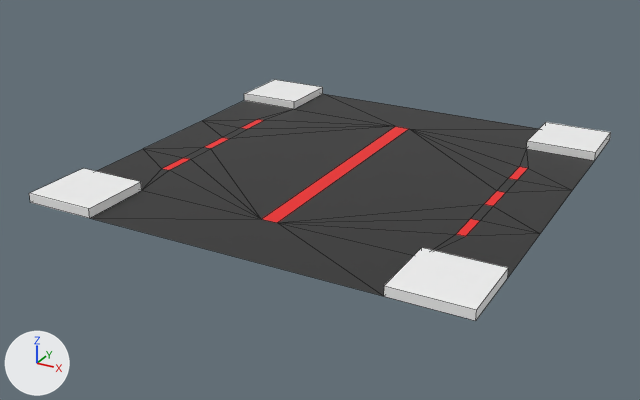
Before and after pictures for a commit that changed the FBX model Unity AR Project/Assets/Models/RoadPieces/RoadIntersection.fbx.
Camera for both pictures: a camera (50 mm lens) standing at (0.212, -0.414, 0.184) and looking at (-0.009, -0.014, -0.016). The lights are fixed; the arrows at lower left show +X, +Y and +Z. Mesh edges are drawn as thin lines. Where no turn or scale is listed for an object, it has been applied to the vertices.

In view in the first picture: 'RoadIntersection'.
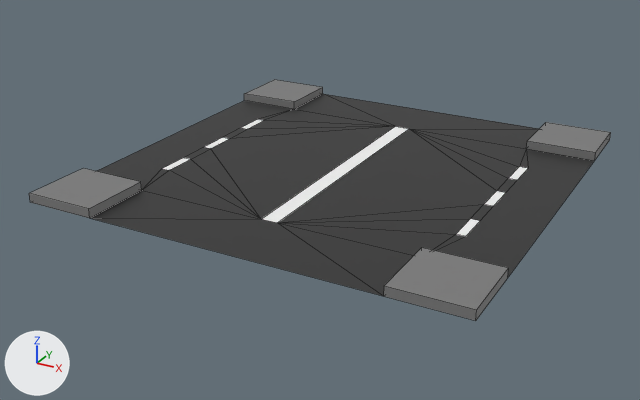
Pixel boxes (x1, y1, x2, y2) of what changed, in the pictures (640 x 400 px):
part 1 of me_mesh, cut back
    both: (97, 101, 293, 190)
part 2 of me_mesh, cut back
    both: (436, 149, 594, 277)
part 3 of me_mesh, surface changed (white to grey)
    both: (29, 80, 611, 321)

Diff of the bpy script that builds the scene:
```diff
--- a/Unity AR Project/Assets/Models/RoadPieces/RoadIntersection.fbx.py
+++ b/Unity AR Project/Assets/Models/RoadPieces/RoadIntersection.fbx.py
@@ me_mesh @@
 # used by ob_roadintersection; location = (0.0, 0.0, 0.0)
 # verts and faces of me_mesh; kept vertices keep their numbers, new ones are numbered from 64
 # before: 2 (-0.08, -0.08, 0.0) at pixel (141, 190), 6 (-0.08, 0.08, 0.0) at pixel (294, 109), 13 (-0.12, -0.08, 0.0), 16 (-0.12, 0.08, 0.0) at pixel (244, 100), 36 (-0.12, 0.03, 0.0) at pixel (202, 120)
 # before: 37 (-0.09, 0.05, 0.0) at pixel (257, 119), 40 (-0.09, 0.03, 0.0) at pixel (240, 127), 42 (-0.09, 0.01, 0.0) at pixel (222, 137), 44 (-0.12, -0.03, 0.0) at pixel (142, 148), 45 (-0.09, -0.01, 0.0) at pixel (203, 147)
 # before: 48 (-0.09, -0.03, 0.0) at pixel (183, 157), 50 (-0.09, -0.05, 0.0) at pixel (161, 168)
 # before: 5 (0.08, -0.08, 0.0), 9 (0.08, 0.08, 0.0) at pixel (526, 148), 15 (0.12, -0.08, 0.0) at pixel (507, 278), 17 (0.12, 0.08, 0.0) at pixel (594, 160), 38 (0.09, 0.05, 0.0) at pixel (528, 168)
 # before: 39 (0.12, 0.03, 0.0) at pixel (572, 190), 41 (0.09, 0.03, 0.0) at pixel (517, 180), 43 (0.09, 0.01, 0.0) at pixel (505, 192), 46 (0.09, -0.01, 0.0) at pixel (493, 206), 47 (0.12, -0.03, 0.0) at pixel (540, 233)
 # before: 49 (0.09, -0.03, 0.0) at pixel (480, 220), 51 (0.09, -0.05, 0.0) at pixel (465, 236)
-me_mesh.from_pydata(...)  # 64 vertices, 69 faces; spans x -0.12..0.12, y -0.12..0.12, z 0.0..0.005
+me_mesh.from_pydata(...)  # 60 vertices, 57 faces; spans x -0.12..0.12, y -0.12..0.12, z 0.0..0.005
+# me_mesh part 1
+delete_vertices([36, 44])  # with the faces that use them
+faces += [(2, 50, 48, 45, 42, 40, 37, 6, 16, 13)]
+# me_mesh part 2
+delete_vertices([39, 47])  # with the faces that use them
+faces += [(5, 15, 17, 9, 38, 41, 43, 46, 49, 51)]
+# me_mesh part 3: 27 kept faces spanning x -0.12..0.12, y -0.12..0.12, z 0.0..0.005 get new texture (UV) coordinates
 me_mesh.materials.append(mat_roadm)
```
